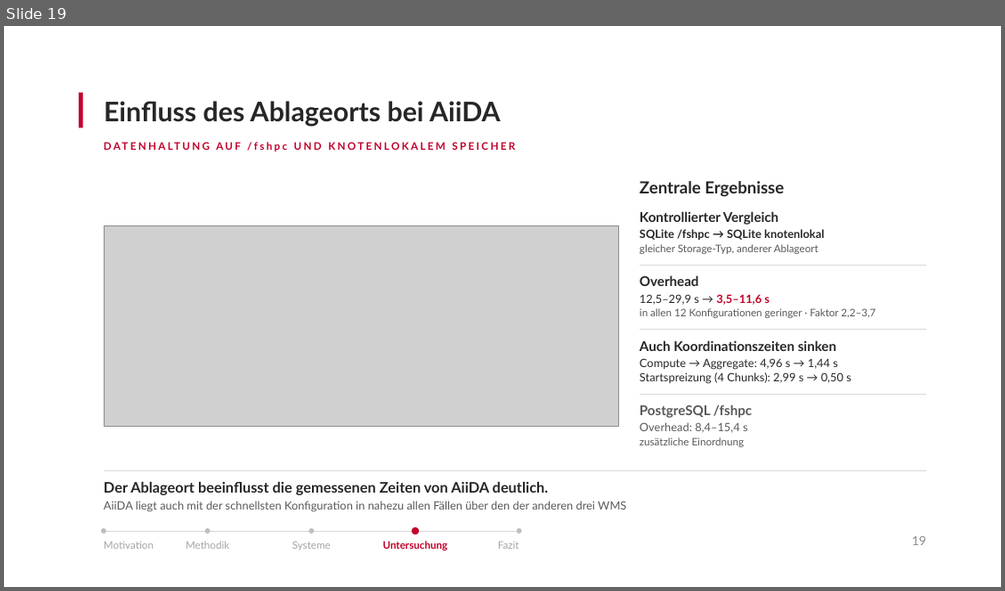
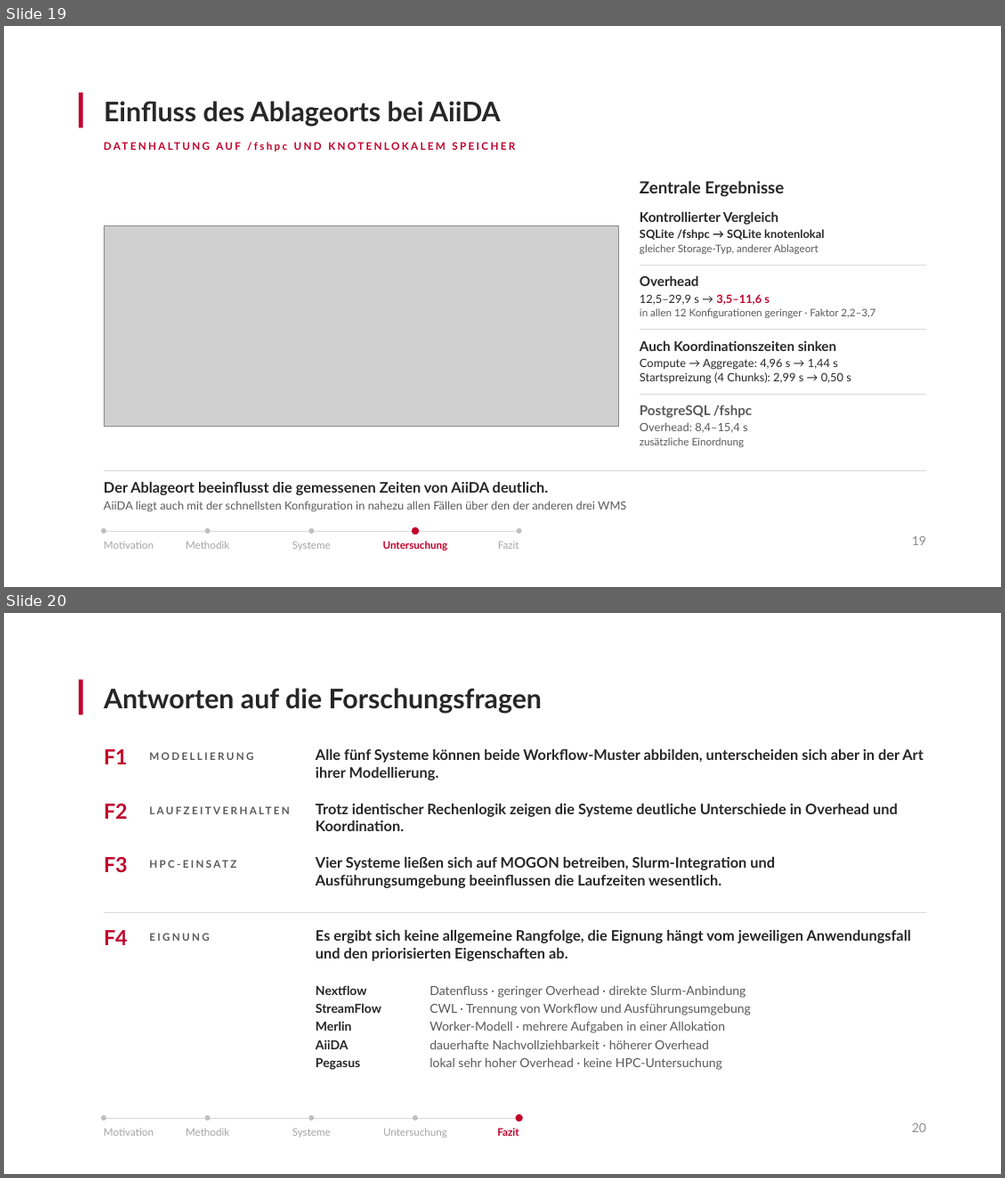
Before and after one commit to antahiri/bachelorarbeit-wms, a slide deck: Präsentation-Kolloqium.pptx. Shown one above the other, each under a label of ours: slide 19 before the commit, slides 19 and 20 after it. The pictures are 1005x591 and 1005x1178 pixels, drawn with LibreOffice and Linux fonts; fonts in the diff are those of the drawing; grey boxes stand for pictures. Boxes give left, top, right and bottom in pixels: in the first picture for what was removed or moved away, otherwise in the second. Text is boxed around its words. In the diff, an @@ line names an element or a change of style, - is before the commit and + after.

```diff
--- a/Präsentation-Kolloqium.pptx
+++ b/Präsentation-Kolloqium.pptx
@@ slide 20 added at (4, 613, 1001, 1174), background #FFFFFF @@
@@ rectangle added at (79, 680, 83, 714), fill #C1002A @@
@@ title added at (104, 688, 542, 714), 26 pt, text #262626, bold @@
+Antworten auf die Forschungsfragen
@@ text added at (104, 749, 128, 764), 20 pt, text #C1002A, bold @@
+F1
@@ text added at (149, 752, 253, 760), 10 pt, text #595959, bold @@
+MODELLIERUNG
@@ text added at (316, 749, 923, 780), 14 pt, text #262626, bold @@
+Alle fünf Systeme können beide Workflow-Muster abbilden, unterscheiden sich aber in der Art ihrer Modellierung.
@@ text added at (104, 803, 128, 819), 20 pt, text #C1002A, bold @@
+F2
@@ text added at (149, 804, 305, 819), 10 pt, text #595959, bold @@
+LAUFZEITVERHALTEN
@@ text added at (316, 803, 898, 831), 14 pt, text #262626, bold @@
+Trotz identischer Rechenlogik zeigen die Systeme deutliche Unterschiede in Overhead und Koordination.
@@ text added at (104, 857, 128, 873), 20 pt, text #C1002A, bold @@
+F3
@@ text added at (149, 859, 305, 873), 10 pt, text #595959, bold @@
+HPC-EINSATZ
@@ text added at (316, 857, 775, 888), 14 pt, text #262626, bold @@
+Vier Systeme ließen sich auf MOGON betreiben, Slurm-Integration und Ausführungsumgebung beeinflussen die Laufzeiten wesentlich.
@@ line added from (104, 912) to (926, 912), #D9D9D9 0.5 pt @@
@@ text added at (104, 930, 128, 945), 20 pt, text #C1002A, bold @@
+F4
@@ text added at (149, 933, 210, 941), 10 pt, text #595959, bold @@
+EIGNUNG
@@ text added at (316, 930, 911, 961), 14 pt, text #262626, bold @@
+Es ergibt sich keine allgemeine Rangfolge, die Eignung hängt vom jeweiligen Anwendungsfall und den priorisierten Eigenschaften ab.
@@ text added at (316, 985, 381, 1070), 12 pt, text #262626, bold @@
+Nextflow
+StreamFlow
+Merlin
+AiiDA
+Pegasus
@@ text added at (429, 985, 751, 1070), 12 pt, text #595959 @@
+Datenfluss · geringer Overhead · direkte Slurm-Anbindung
+CWL · Trennung von Workflow und Ausführungsumgebung
+Worker-Modell · mehrere Aufgaben in einer Allokation
+dauerhafte Nachvollziehbarkeit · höherer Overhead
+lokal sehr hoher Overhead · keine HPC-Untersuchung
@@ ellipse added at (101, 1116, 106, 1121), fill #BFBFBF @@
@@ line added from (104, 1118) to (519, 1118), #D9D9D9 0.5 pt @@
@@ ellipse added at (205, 1116, 210, 1121), fill #BFBFBF @@
@@ ellipse added at (309, 1116, 315, 1121), fill #BFBFBF @@
@@ ellipse added at (413, 1116, 418, 1121), fill #BFBFBF @@
@@ ellipse added at (516, 1114, 523, 1121), fill #C1002A @@
@@ text added at (104, 1127, 154, 1135), 10 pt, text #A6A6A6 @@
+Motivation
@@ text added at (186, 1127, 229, 1135), 10 pt, text #A6A6A6 @@
+Methodik
@@ text added at (292, 1128, 331, 1137), 10 pt, text #A6A6A6 @@
+Systeme
@@ text added at (383, 1127, 447, 1137), 10 pt, text #A6A6A6 @@
+Untersuchung
@@ text added at (497, 1127, 518, 1135), 10 pt, text #C1002A, bold @@
+Fazit
@@ text added at (912, 1123, 926, 1132), 12 pt, text #8C8C8C @@
+20
```
Also in this commit, not shown: 1 slide changed, 1 other slide added.
